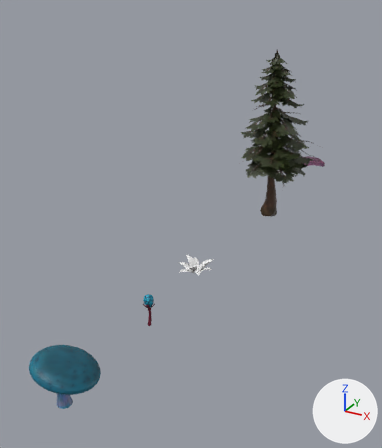
Two versions of the FBX model Singularity-Game/Assets/Assets_Environment/PlantAssets/PlantAssets.fbx, one commit apart.
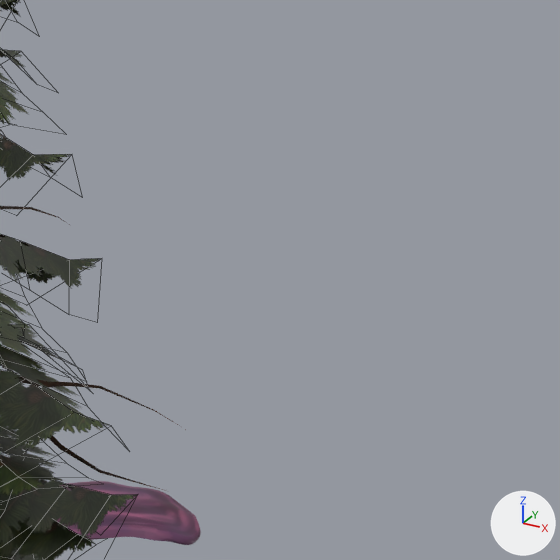
Each version appears first whole from a camera (50 mm lens) standing at (52.6, -187.4, 63.9) and looking at (-12.6, -68.9, 4.7), and next in a close-up on the part from 77% to 100% of the width and 18% to 38% of the height. Every picture has the same lights, and +X, +Y and +Z are marked at lower right. The close-ups show mesh edges as thin lines. Where no turn or scale is listed for an object, it has been applied to the vertices.

In view in the first close-up: 'Mushroom03', 'branches03', 'tree03'.
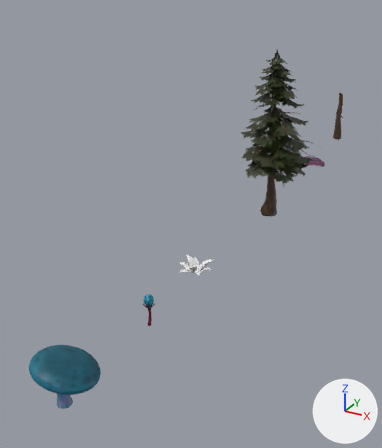
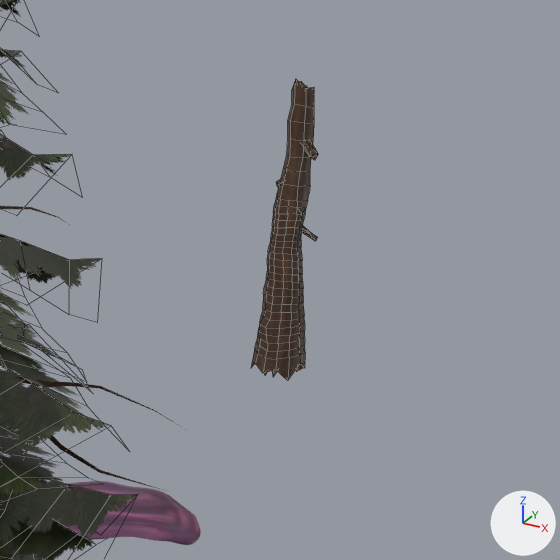
The newer file is also turned or shifted as a whole; pictures and numbers use the older file's frame.

Where the change shows, as pixel boxes [x1, y1, x2, y2] in the close-ups (560 x 560 px):
```json
{"object": "treeTrunk", "change": "added", "after": [251, 79, 318, 380], "on screen": "brown"}
```

Scene script edits in JSON lines:
```json
{"op": "add", "block": "img_bark02_png", "code": ["img_bark02_png = load_image('Bark02.png', 'Bark02.png', 2048, 2048, 'sRGB')"]}
{"op": "add", "block": "mat_bark02", "code": ["mat_bark02 = principled_material('Bark02')", "mat_bark02.texture = img_bark02_png  # with its transparency"]}
{"op": "add", "block": "me_tree03_002", "code": ["me_tree03_002 = bpy.data.meshes.new('tree03.002')", "me_tree03_002.from_pydata(...)  # 457 vertices, 446 faces; spans x -1.6..1.9, y -1.8..1.8, z 3.7..23.5", "me_tree03_002.materials.append(mat_bark02)  # picture img_bark02_png"]}
{"op": "add", "block": "ob_treetrunk", "code": ["ob_treetrunk = bpy.data.objects.new('treeTrunk', me_tree03_002)", "ob_treetrunk.location = (0.0, 37.21, 2.37)"]}
```
